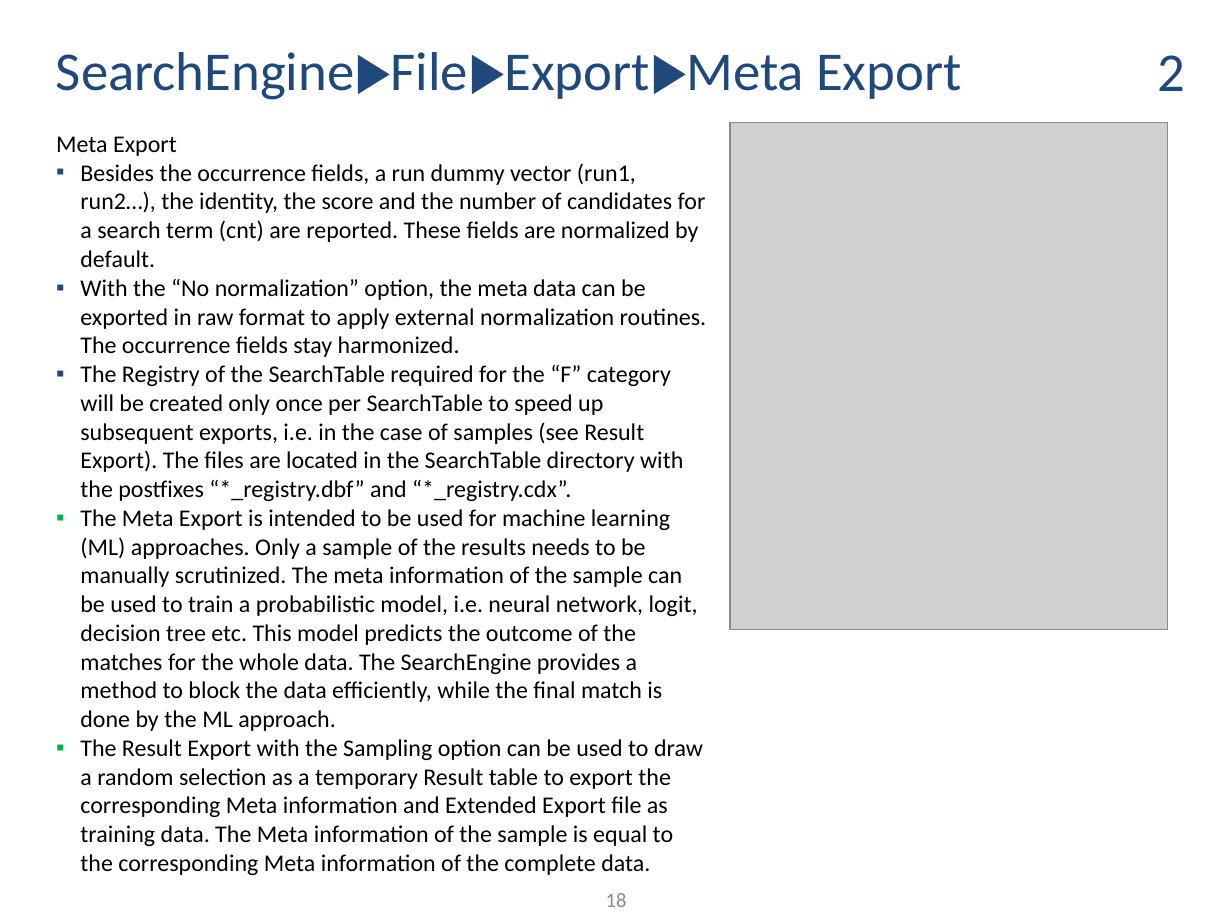
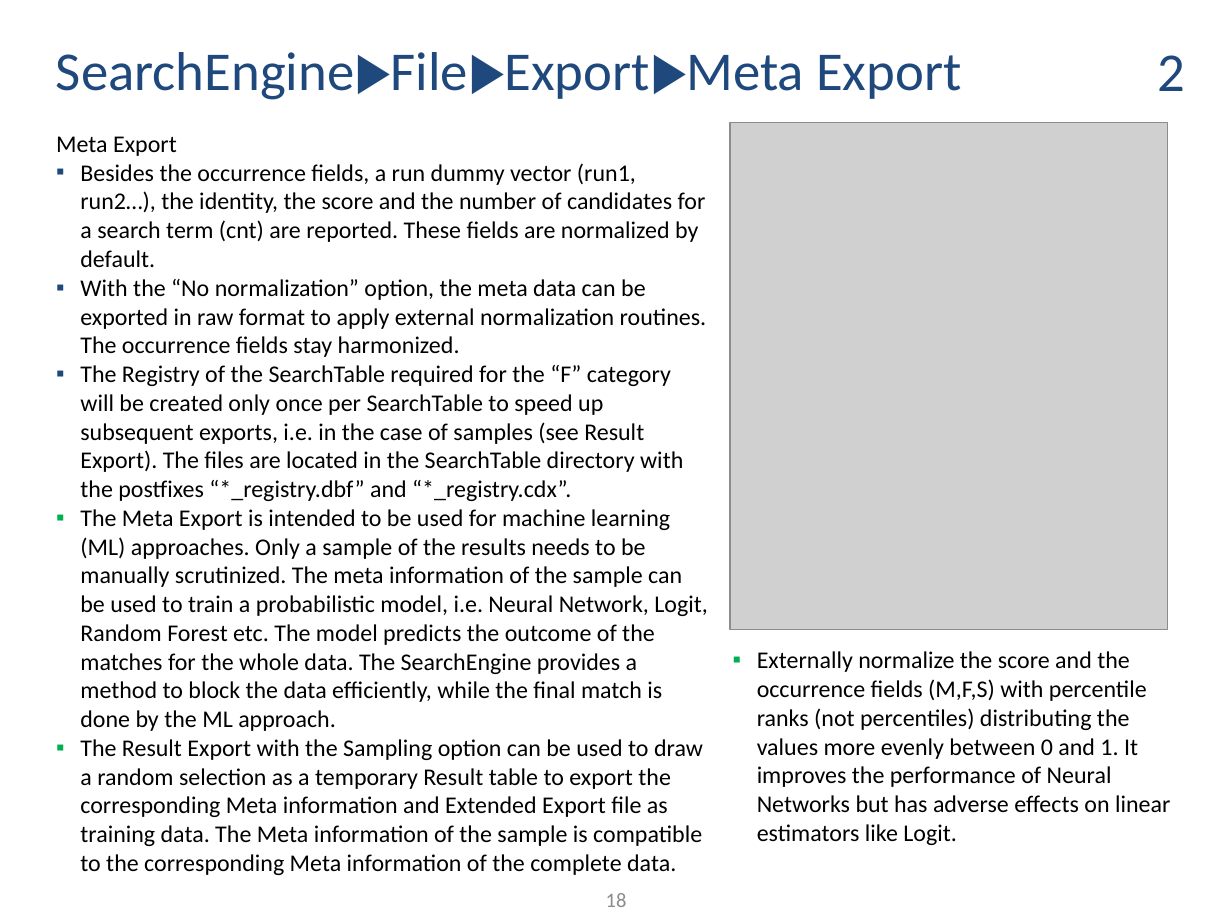
Before and after one commit to ThorstenDoherr/searchengine, a slide deck: slide 18 of doc/Manual.pptx. Drawn at 1232x924 pixels with LibreOffice and Linux fonts; fonts in the diff are those of the drawing; grey boxes stand for pictures. Boxes give left, top, right and bottom in pixels: in the first picture for what was removed or moved away, otherwise in the second. Text is boxed around its words. In the diff, an @@ line names an element or a change of style, - is before the commit and + after.

```diff
--- a/doc/Manual.pptx
+++ b/doc/Manual.pptx
@@ text at [80,509,708,875]: text changed @@
-  ▪ The Meta Export is intended to be used for machine learning (ML) approaches. Only a sample of the results needs to be manually scrutinized. The meta information of the sample can be used to train a probabilistic model, i.e. neural network, logit, decision tree etc. This model predicts the outcome of the matches for the whole data. The SearchEngine provides a method to block the data efficiently, while the final match is done by the ML approach.
-  ▪ The Result Export with the Sampling option can be used to draw a random selection as a temporary Result table to export the corresponding Meta information and Extended Export file as training data. The Meta information of the sample is equal to the corresponding Meta information of the complete data.
+  ▪ The Meta Export is intended to be used for machine learning (ML) approaches. Only a sample of the results needs to be manually scrutinized. The meta information of the sample can be used to train a probabilistic model, i.e. Neural Network, Logit, Random Forest etc. The model predicts the outcome of the matches for the whole data. The SearchEngine provides a method to block the data efficiently, while the final match is done by the ML approach.
+  ▪ The Result Export with the Sampling option can be used to draw a random selection as a temporary Result table to export the corresponding Meta information and Extended Export file as training data. The Meta information of the sample is compatible to the corresponding Meta information of the complete data.
@@ text added at [757,651,1170,845], 14 pt, text #000000 @@
+  ▪ Externally normalize the score and the occurrence fields (M,F,S) with percentile ranks (not percentiles) distributing the values more evenly between 0 and 1. It improves the performance of Neural Networks but has adverse effects on linear estimators like Logit.
```
Also in this commit, not shown: 1 other file.
